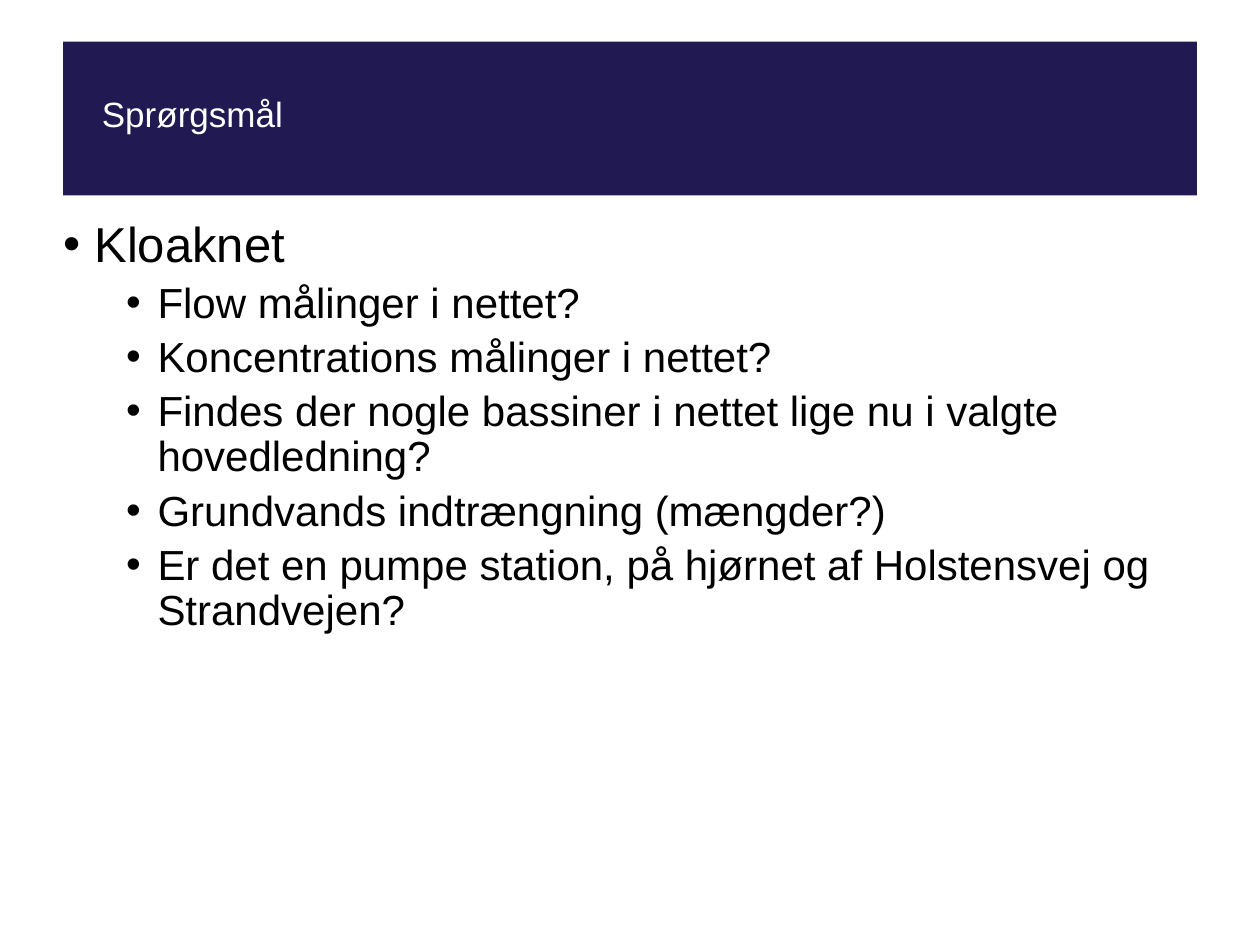
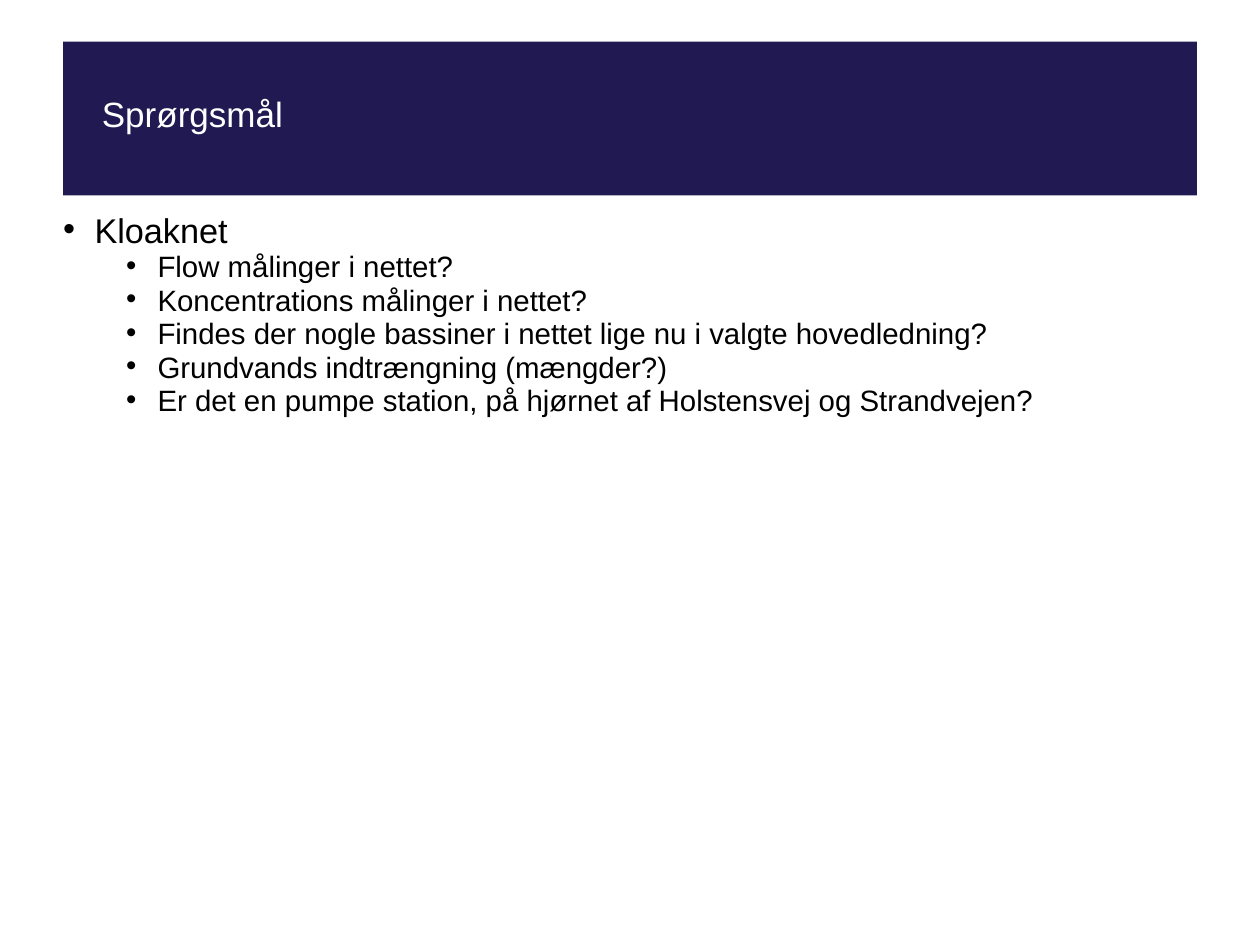
Before and after one commit to tpilga12/P10, a slide deck: slide 9 of Fredericia/presentation/presentation2.pptx. Drawn at 1260x945 pixels with LibreOffice and Linux fonts; fonts in the diff are those of the drawing; background and template pictures are left out. Boxes give left, top, right and bottom in pixels: in the first picture for what was removed or moved away, otherwise in the second. Text is boxed around its words. In the diff, an @@ line names an element or a change of style, - is before the commit and + after.

```diff
--- a/Fredericia/presentation/presentation2.pptx
+++ b/Fredericia/presentation/presentation2.pptx
@@ text "Kloaknet" at <box>94,218,1033,417</box>: size 28 to 19.6 pt in "Kloaknet"; size 24 to 16.8 pt; line spacing 0.9 to 0.7 @@
```
Also in this commit, not shown: 3 other slides changed, 4 other files.
